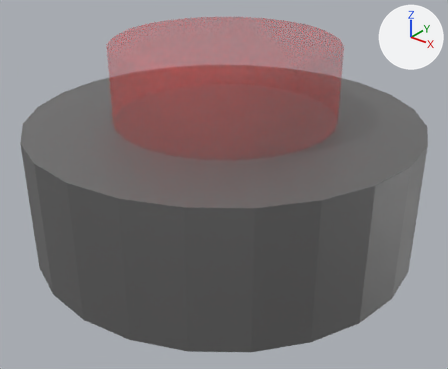
One commit to the Blender file Assets/Models/BigRedButton.blend: the scene before it, then after it.
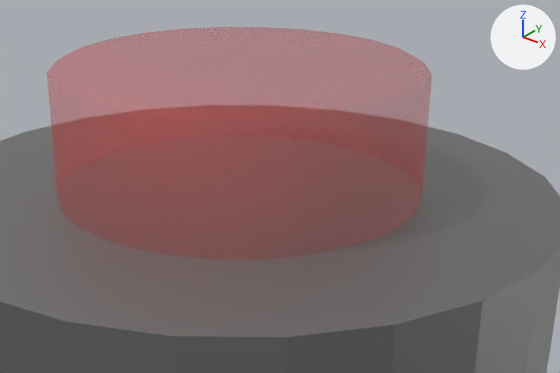
The first picture shows the older version from a camera (50 mm lens) standing at (0.335, -0.415, 0.319) and looking at (0.009, -0.007, 0.066). The close-ups show both versions on the part from 17% to 94% of the width and 0% to 62% of the height of that picture. The axes (+X, +Y, +Z) are drawn at upper right. The lights are the same throughout.

Names of what the first close-up shows: 'Button', 'Button Base'.
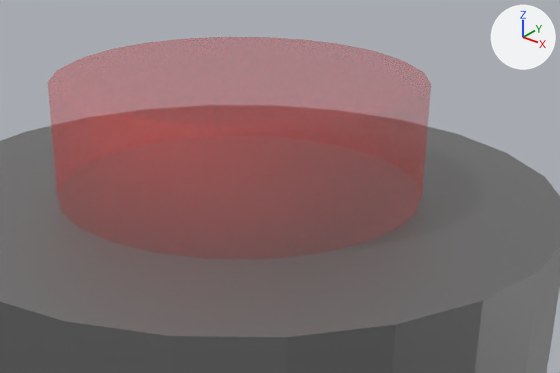
The change, as a list of edits to the scene's bpy script:
```text
Change ob_button:
    ob_button.location: (0.0, 0.0057, 0.0943) -> (0.0, 0.0057, 0.1194)
    ob_button.scale: (0.101, 0.101, 0.101) -> (0.101, 0.101, 0.0711)
```

Location of each change, (x1, y1, x2, y2) in pixels of the close-ups (560 x 373 px):
'Button', moved, rescaled: before (47, 27, 432, 260); after (48, 37, 431, 260)
